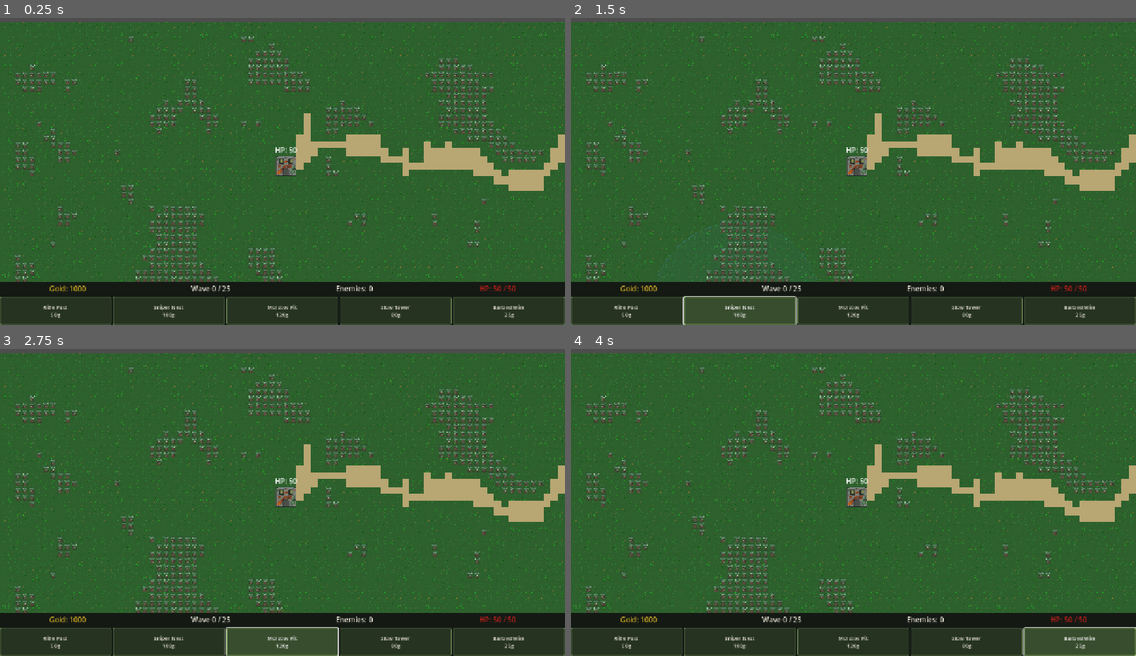
Above: before the commit, frames 1-4 (two rows, left to right).
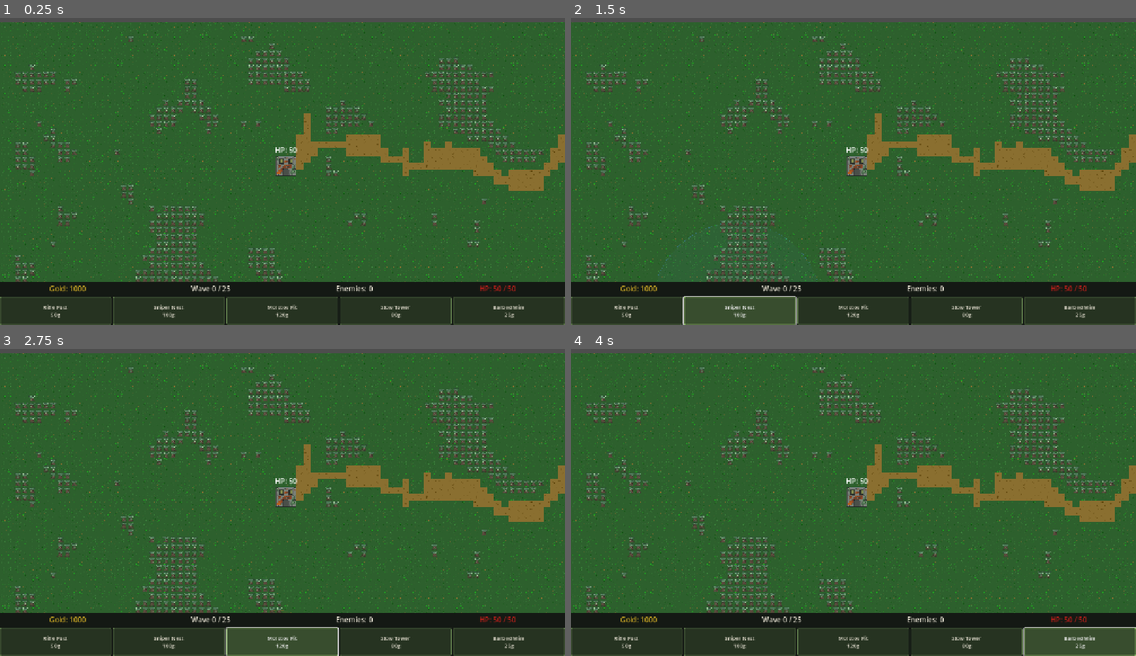
Above: after the commit, the same moments.

Repository: 3dw4rd1/OC_Tower_defense
Game: Godot game, scene res://scenes/levels/main.tscn
Same seed, same stepped clock (60 frames per second), same inputs: the game is played once before the commit and once after it.
Inputs:
- Up to frame 1 (0.25 s): no input
- Up to frame 2 (1.5 s): click "Rifle Post 50g" at 0.5 s; click "Sniper Nest 100g" at 1.25 s
- Up to frame 3 (2.75 s): click "Molotov Pit 120g" at 2 s
- Up to frame 4 (4 s): click "Slow Tower 80g" at 2.75 s; click "Barbed Wire 25g" at 3.5 s

The runs differ from the first frame. In frame 1, 3.0% of the frame differs, in the area x 52-100%, y 31-57%; in frame 2, 3.0%; in frame 3, 3.0%; in frame 4, 3.0%.

Commit message:
feat: swap river ColorRect for riverbed Sprite2D with random tile variation

Diff:
--- a/game/scripts/autoloads/TerrainManager.gd
+++ b/game/scripts/autoloads/TerrainManager.gd
@@ -278,16 +278,22 @@
 					clear_obstacle_tile(neighbour)
 
 
+const RIVER_TILE_COUNT: int = 5
+
 func _paint_river() -> void:
-	# River rects are added to _game_map (TileMap) so they render above the ground
-	# but below enemies, towers, and the base — all of which live in later scene nodes.
+	# River sprites are added to _game_map so they render above the ground
+	# but below enemies, towers, and the base.
+	var river_tex: Texture2D = load("res://assets/sprites/terrain/riverbed.png")
 	for cell in river_tiles.keys():
 		var world_pos: Vector2 = PathfindingManager.tile_to_world(cell)
-		var rect := ColorRect.new()
-		rect.color = Color(0.72, 0.65, 0.45, 1.0)
-		rect.size = Vector2(16, 16)
-		rect.position = world_pos - Vector2(8.0, 8.0)
-		_game_map.add_child(rect)
+		var sprite := Sprite2D.new()
+		sprite.texture = river_tex
+		sprite.region_enabled = true
+		var tile_idx: int = randi() % RIVER_TILE_COUNT
+		sprite.region_rect = Rect2(tile_idx * 16, 0, 16, 16)
+		sprite.centered = true
+		sprite.position = world_pos
+		_game_map.add_child(sprite)
 
 
 func _paint_obstacles() -> void:
Not shown, added: game/assets/sprites/terrain/grasstiles.png.import
Binary file added: game/assets/sprites/terrain/riverbed.png
Not shown, added: ART/riverbed.aseprite
Not shown, added: ART/riverbed.png
